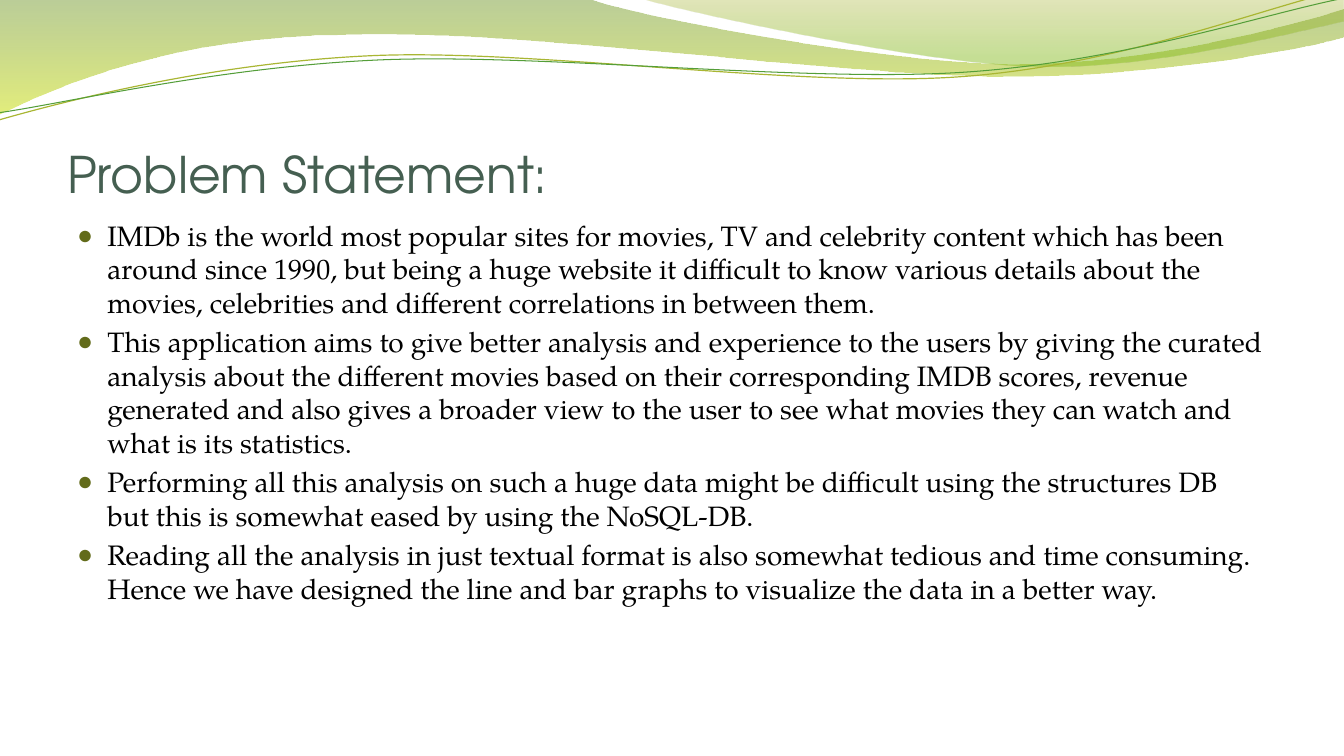
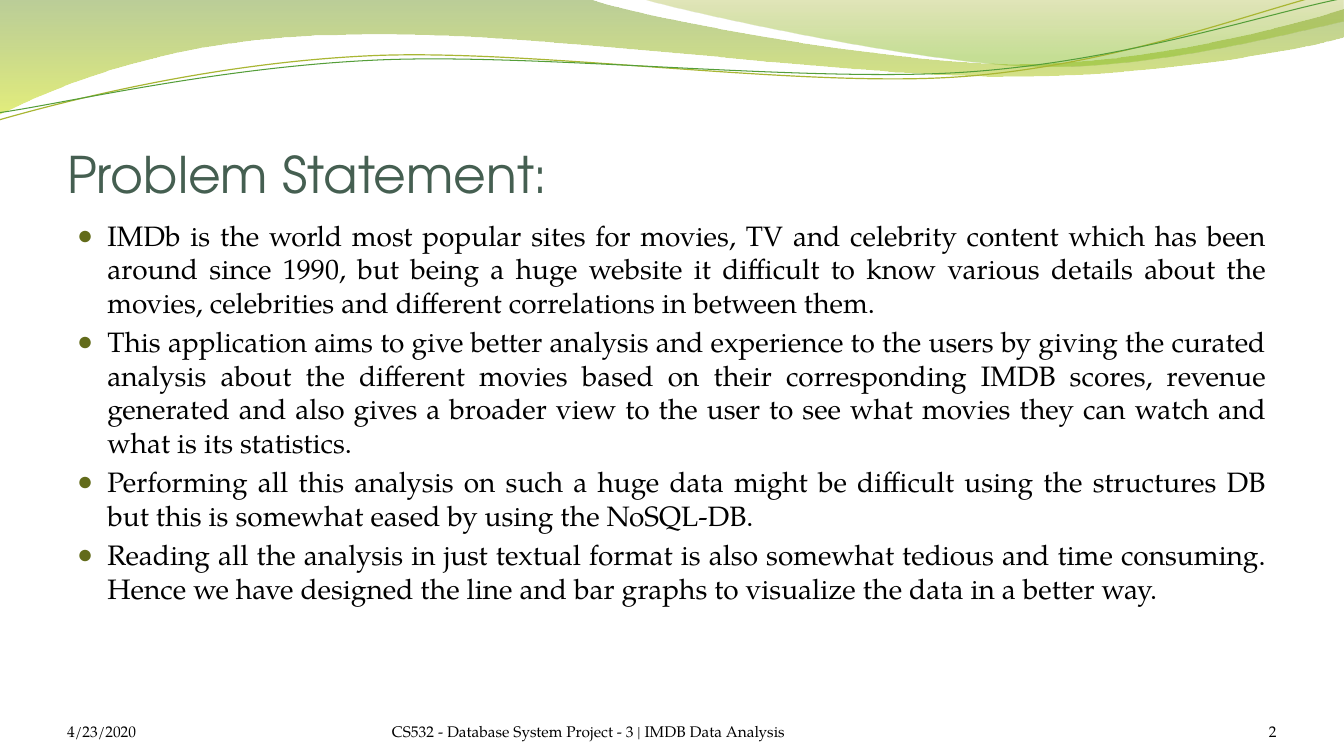
Before and after one commit to satrio-yudhoatmojo/CS532-Database-Systems-Spring-2020, a slide deck: slide 2 of Project-03/docs/saraf-yudhoatmojo_Presentation.pptx. Drawn at 1344x756 pixels with LibreOffice and Linux fonts; fonts in the diff are those of the drawing; background and template pictures are left out. Boxes give left, top, right and bottom in pixels: in the first picture for what was removed or moved away, otherwise in the second. Text is boxed around its words. In the diff, an @@ line names an element or a change of style, - is before the commit and + after.

```diff
--- a/Project-03/docs/saraf-yudhoatmojo_Presentation.pptx
+++ b/Project-03/docs/saraf-yudhoatmojo_Presentation.pptx
@@ text "IMDb is the world most ..." at <box>107,225,1266,607</box>: alignment left to justified @@
@@ text added at <box>67,726,136,740</box>, 11 pt, text #000000 @@
+4/23/2020
@@ text added at <box>392,726,785,742</box>, 11 pt, text #000000 @@
+CS532 - Database System Project - 3 | IMDB Data Analysis
@@ page number added at <box>1269,726,1277,737</box>, 11 pt, text #000000 @@
+2
```
Also in this commit, not shown: 3 other slides changed, 9 slides added, 3 slides removed.
